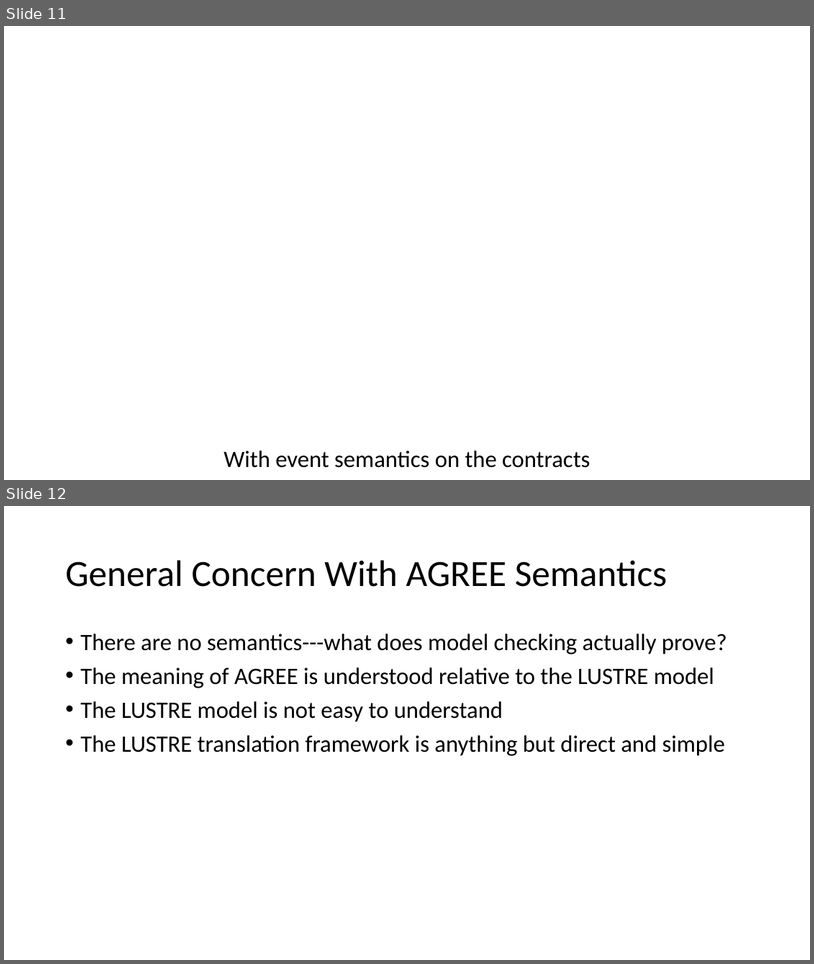
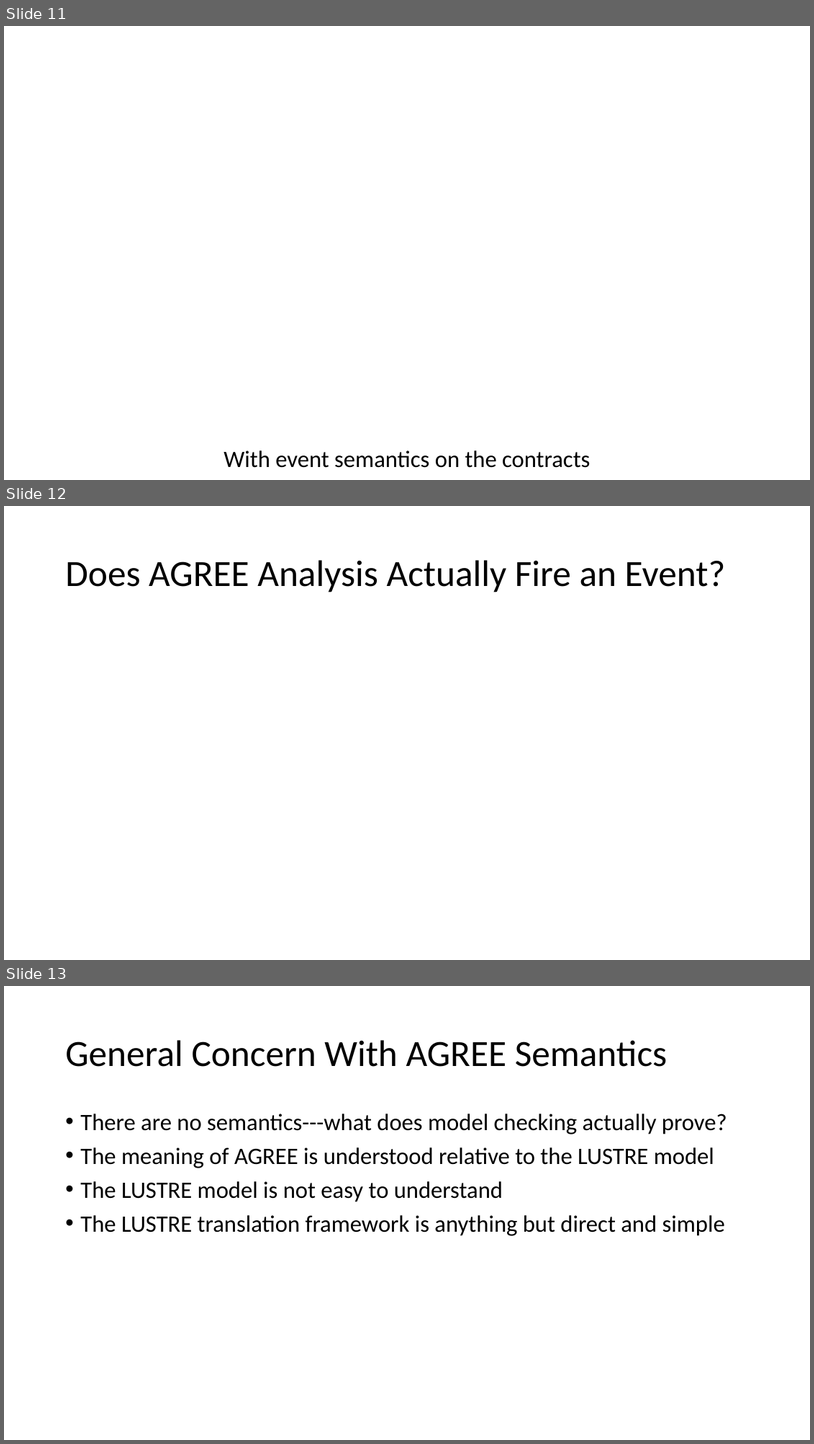
Before and after one commit to loonwerks/CASE, a slide deck: TA2/AGREE_event_ports/agree_event_semantics.pptx. Shown one above the other, each under a label of ours: slides 11 and 12 before the commit, slides 11, 12 and 13 after it. The pictures are 814x964 and 814x1444 pixels, drawn with LibreOffice and Linux fonts; fonts in the diff are those of the drawing; background and template pictures are left out. Boxes give left, top, right and bottom in pixels: in the first picture for what was removed or moved away, otherwise in the second. Text is boxed around its words. In the diff, an @@ line names an element or a change of style, - is before the commit and + after.

Commit message:
Add more on event alternative

```diff
--- a/TA2/AGREE_event_ports/agree_event_semantics.pptx
+++ b/TA2/AGREE_event_ports/agree_event_semantics.pptx
@@ slide 12 added at <box>4,506,810,960</box>, background #FFFFFF @@
@@ title added at <box>65,560,726,592</box>, 44 pt, text #000000 @@
+Does AGREE Analysis Actually Fire an Event?
@@ what was slide 12 is now slide 13 @@
```
Also in this commit, not shown: 1 slide changed, 1 other file.
